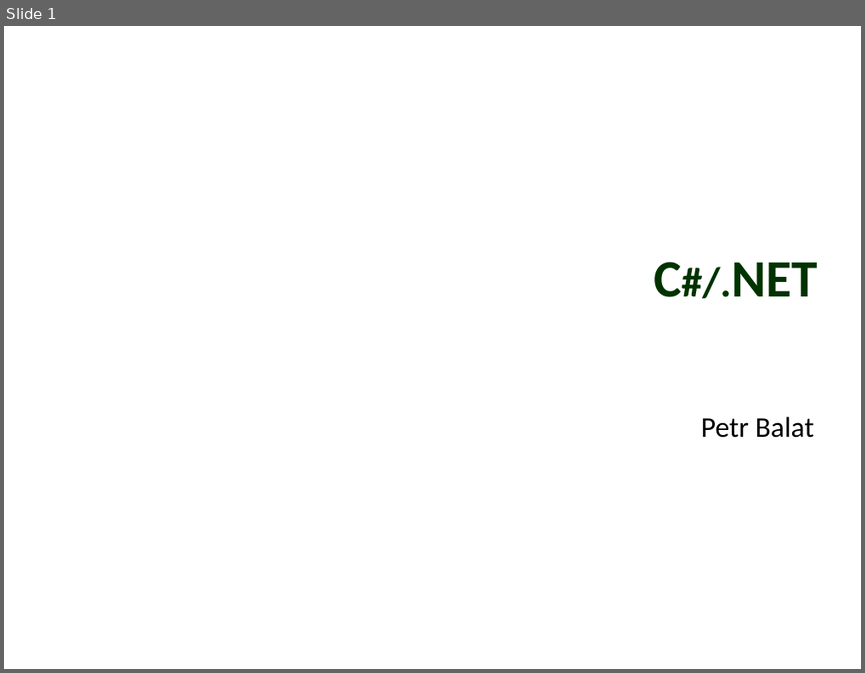
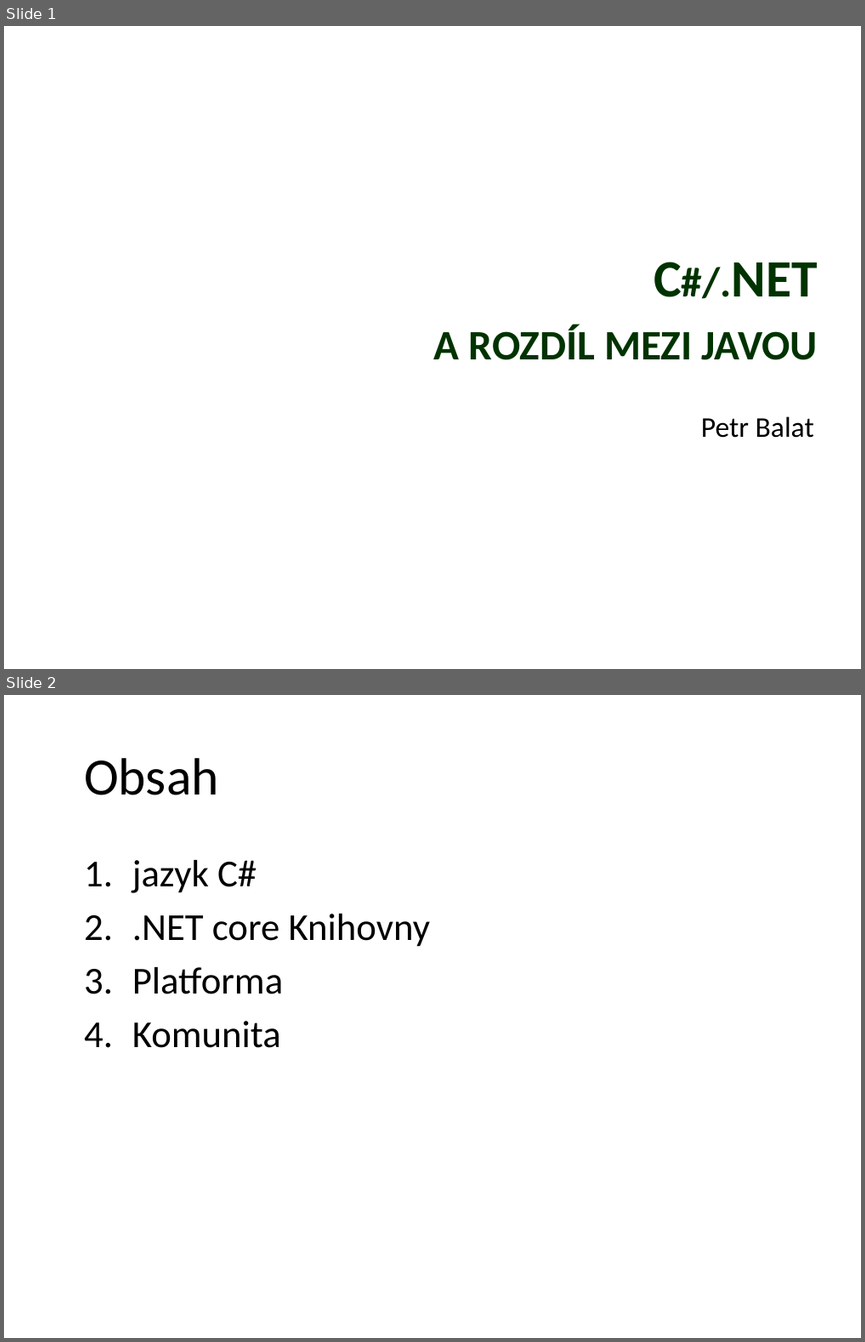
Before and after one commit to petrbalat/Skoleni-Csharp-NET, a slide deck: prezentace.pptx. Shown one above the other, each under a label of ours: slide 1 before the commit, slides 1 and 2 after it. The pictures are 865x673 and 865x1342 pixels, drawn with LibreOffice and Linux fonts; fonts in the diff are those of the drawing; background and template pictures are left out. Boxes give left, top, right and bottom in pixels: in the first picture for what was removed or moved away, otherwise in the second. Text is boxed around its words. In the diff, an @@ line names an element or a change of style, - is before the commit and + after.

Commit message:
prezentace +komunita

```diff
--- a/prezentace.pptx
+++ b/prezentace.pptx
@@ slide 2 added at (4,695,861,1338), background picture (left out) @@
@@ title added at (84,758,219,795), 44 pt, text #000000 @@
+Obsah
@@ text added at (132,860,431,1048), 32 pt, text #000000 @@
+1. jazyk C#
+2. .NET core Knihovny
+3. Platforma
+4. Komunita
@@ slide 1 changed as well @@
@@ title at (434,261,817,360): text changed @@
-C#/.NET
+C#/.NET
+a rozdíl mezi javou
```
Also in this commit, not shown: 8 other slides added, 4 slides removed, 5 other files.
